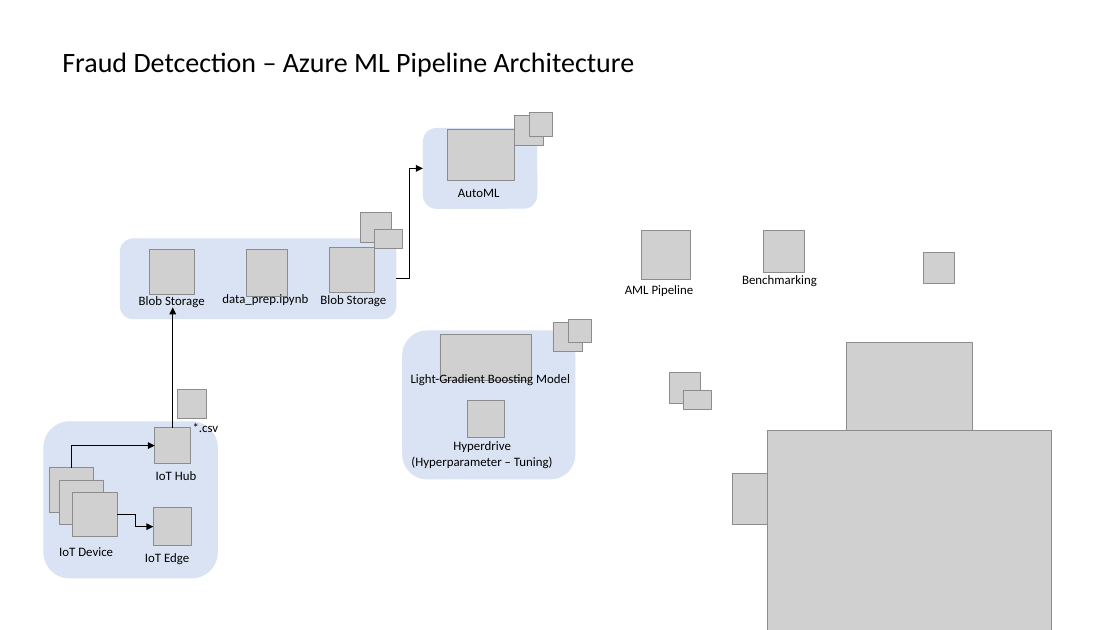
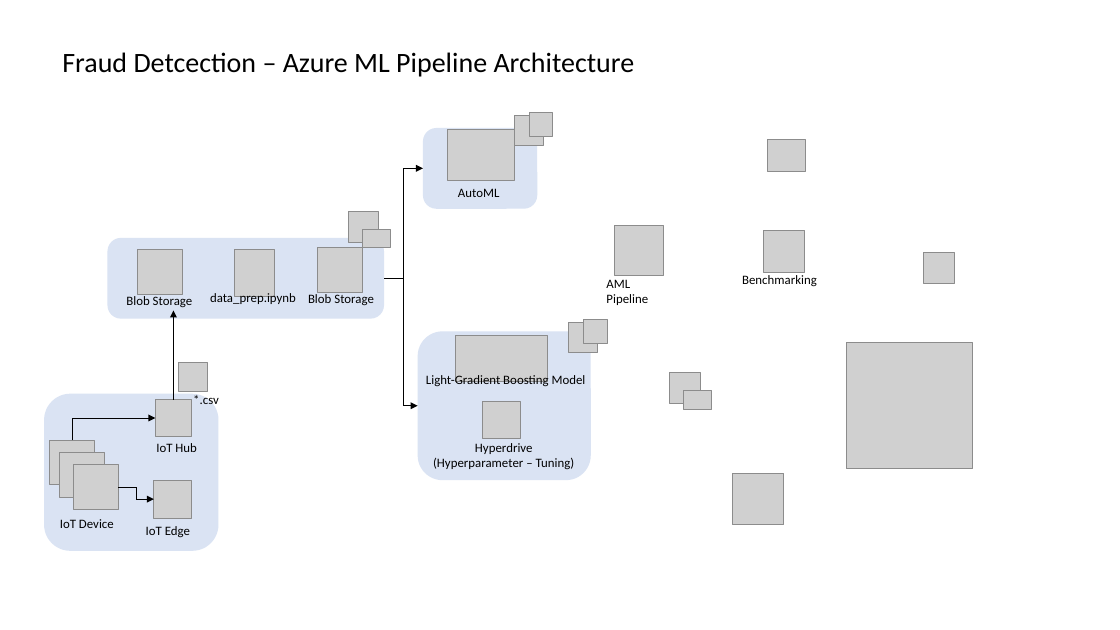
Before and after one commit to wasuratme96/MSAzure-ML-Engineer, a slide deck: slide 1 of Fraud-Detection/fraud-detect.pptx. Drawn at 1120x630 pixels with LibreOffice and Linux fonts; fonts in the diff are those of the drawing; grey boxes stand for pictures. Boxes give left, top, right and bottom in pixels: in the first picture for what was removed or moved away, otherwise in the second. Text is boxed around its words. In the diff, an @@ line names an element or a change of style, - is before the commit and + after.

```diff
--- a/Fraud-Detection/fraud-detect.pptx
+++ b/Fraud-Detection/fraud-detect.pptx
@@ picture: place and size @@
-picture at [767,430,1052,630]
+picture at [768,139,806,171]
@@ elbow arrow moved from (397, 279) - (423, 168) to (384, 278) - (423, 168) @@
@@ 2 pictures, 1 text, 1 rounded rectangle: place and size @@
-2 pictures, 1 text, 1 rounded rectangle at [120,213,397,319]
+2 pictures, 1 text, 1 rounded rectangle at [108,212,384,318]
@@ picture: place and size @@
-picture at [642,230,691,279]
+picture at [614,226,663,275]
@@ 3 pictures, 2 texts: place and size @@
-3 pictures, 2 texts at [139,229,402,310]
+3 pictures, 2 texts at [126,229,390,308]
@@ elbow arrow added from (384, 278) to (418, 406), #000000 0.5 pt @@
@@ text "AML Pipeline" rewrapped from [625,285,694,296] to [606,279,648,305] @@
@@ arrow moved from (173, 428) - (173, 308) to (173, 400) - (173, 311) @@
@@ 4 pictures, 1 text, 1 rounded rectangle: place and size @@
-4 pictures, 1 text, 1 rounded rectangle at [402,319,592,479]
+4 pictures, 1 text, 1 rounded rectangle at [418,320,607,480]
@@ 3 pictures, 1 text, 1 elbow arrow: place and size @@
-3 pictures, 1 text, 1 elbow arrow at [59,445,191,556]
+3 pictures, 1 text, 1 elbow arrow at [60,418,192,528]
@@ text "Hyperdrive (Hyperparameter – Tuning)": place and size @@
-text "Hyperdrive (Hyperparameter – Tuning)" at [411,441,553,469]
+text "Hyperdrive (Hyperparameter – Tuning)" at [433,443,575,469]
@@ 3 pictures, 3 texts, 1 rounded rectangle, 1 elbow arrow: place and size @@
-3 pictures, 3 texts, 1 rounded rectangle, 1 elbow arrow at [44,390,219,579]
+3 pictures, 3 texts, 1 rounded rectangle, 1 elbow arrow at [45,362,219,551]
```
Also in this commit, not shown: 8 other files.
